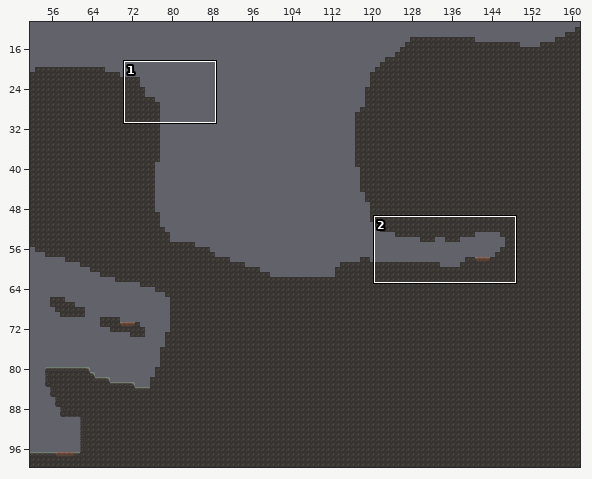
An edit to a level. Tiled map, Assets/Tilemaps/Doodles/final_levels/first_levers.tmx. Above: a wide view before the commit, with the close-up outlined.
Close-up. Old version:
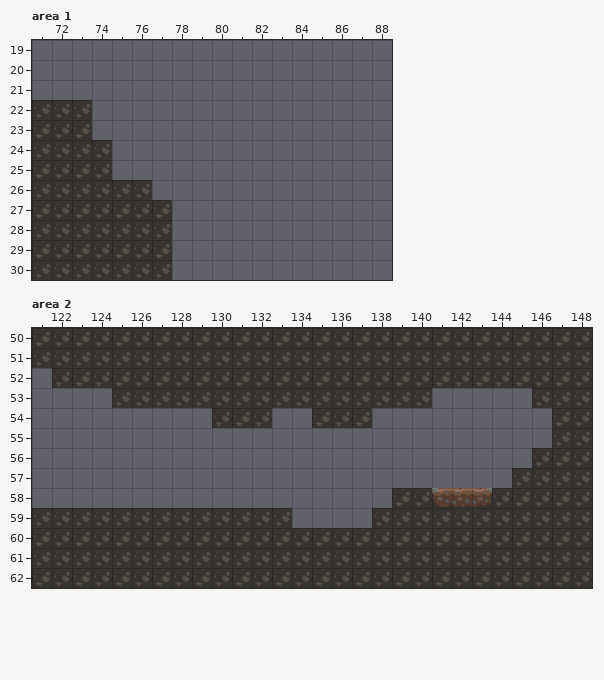
Cells are 32x32 px. Shown: area 1 x 71..88, y 19..30; area 2 x 121..148, y 50..62. The commit also changed other parts of the map, which this record leaves out.
Now the later version:
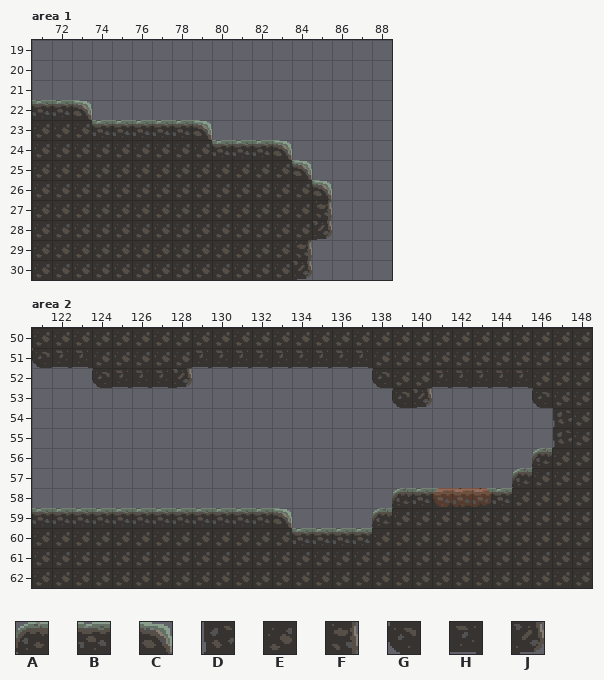
Key: from "tiles_16_with_vines": A 0, B 1, C 2, D 6, E 7, F 8, G 12, H 13, J 14.
_ is an empty cell.
What changed:
{"where": "layer \"Tile Layer 1\", area 1"}
{"y":22,"x":71,"old":"EEE","new":"BBC"}
{"y":23,"x":74,"old":"______","new":"BBBBBC"}
{"y":24,"x":75,"old":"_________","new":"EEEEEBBBC"}
{"y":25,"x":75,"old":"__________","new":"EEEEEEEEEC"}
{"y":26,"x":77,"old":"_________","new":"EEEEEEEEC"}
{"y":27,"x":78,"old":"________","new":"EEEEEEEF"}
{"y":28,"x":78,"old":"________","new":"EEEEEEEJ"}
{"y":29,"x":78,"old":"_______","new":"EEEEEEF"}
{"y":30,"x":78,"old":"_______","new":"EEEEEEJ"}
{"where": "layer \"Tile Layer 1\", area 2"}
{"y":51,"x":121,"old":"EEE","new":"GHH"}
{"y":51,"x":129,"old":"EEEEEEEEE","new":"HHHHHHHHH"}
{"y":52,"x":122,"old":"EEEEEEEEEEEEEEEEE","new":"__GHHHJ_________G"}
{"y":52,"x":141,"old":"EEEEE","new":"HHHHH"}
{"y":53,"x":125,"old":"EEEEEEEEEEEEEEEE","new":"______________GJ"}
{"y":53,"x":146,"old":"E","new":"G"}
{"y":54,"x":130,"old":"EEE","new":"___"}
{"y":54,"x":135,"old":"EEE","new":"___"}
{"y":54,"x":147,"old":"E","new":"D"}
{"y":55,"x":147,"old":"E","new":"D"}
{"y":56,"x":146,"old":"E","new":"A"}
{"y":57,"x":145,"old":"E","new":"A"}
{"y":58,"x":139,"old":"EE","new":"AB"}
{"y":58,"x":144,"old":"E","new":"B"}
{"y":59,"x":121,"old":"EEEEEEEEEEEEE","new":"BBBBBBBBBBBBC"}
{"y":59,"x":138,"old":"E","new":"A"}
{"y":60,"x":134,"old":"EEEE","new":"BBBB"}
{"label":"changed","picture_box":[32,100,332,280]}
{"label":"changed","picture_box":[32,348,572,546]}
